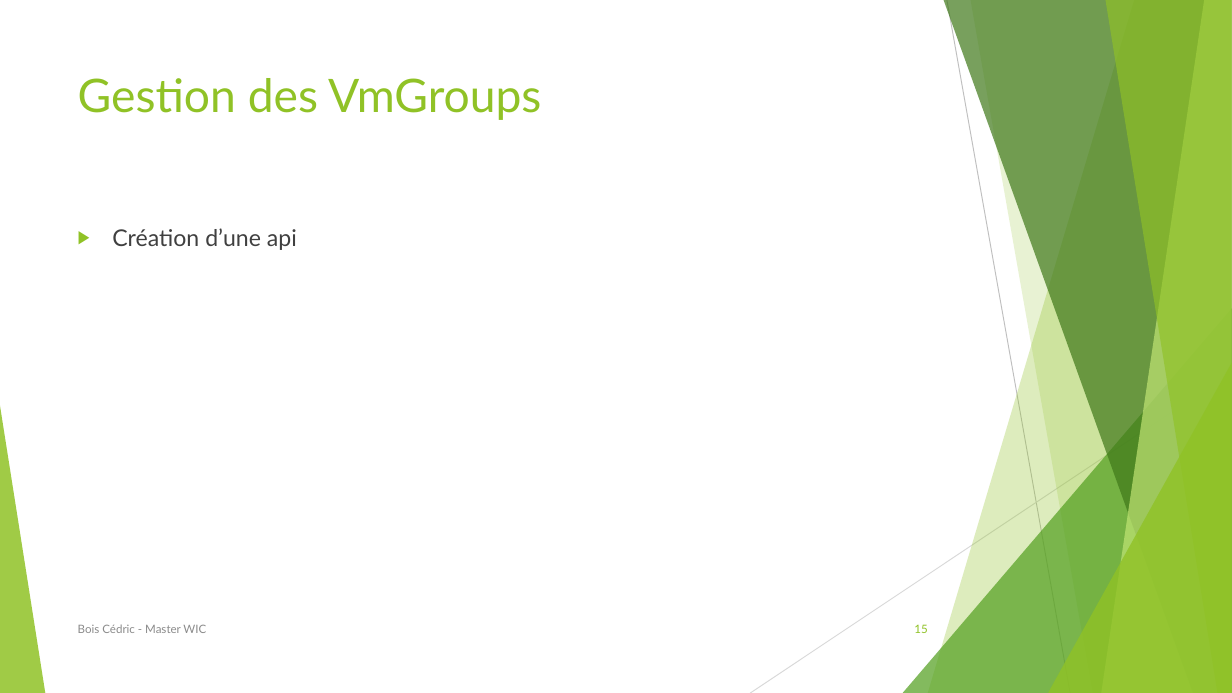
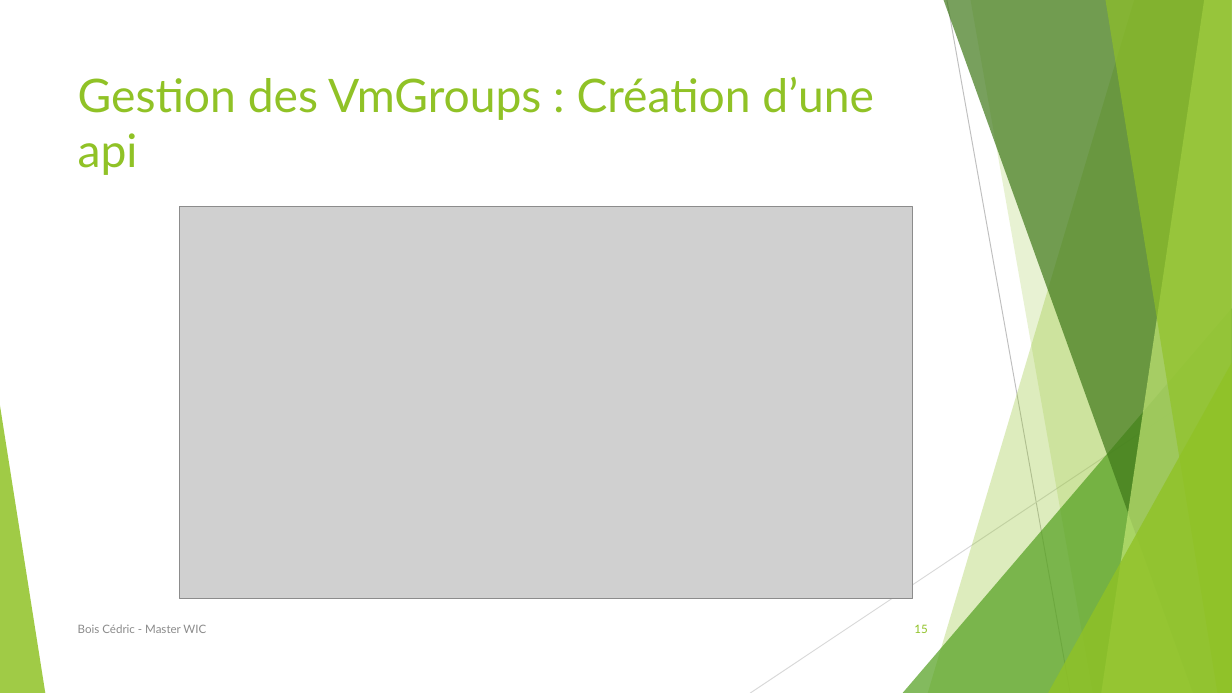
Before and after one commit to BCedric/journalStage, a slide deck: slide 15 of soutenance.pptx. Drawn at 1232x693 pixels with LibreOffice and Linux fonts; fonts in the diff are those of the drawing; grey boxes stand for pictures. Boxes give left, top, right and bottom in pixels: in the first picture for what was removed or moved away, otherwise in the second. Text is boxed around its words. In the diff, an @@ line names an element or a change of style, - is before the commit and + after.

```diff
--- a/soutenance.pptx
+++ b/soutenance.pptx
@@ title at bbox=[78, 77, 874, 175]: text changed @@
-Gestion des VmGroups
+Gestion des VmGroups : Création d’une api
@@ picture added at bbox=[179, 207, 913, 599] @@
@@ text removed at bbox=[112, 228, 297, 250] @@
-▶ Création d’une api
```
Also in this commit, not shown: 20 other slides changed, 1 slide added, 1 slide removed.
